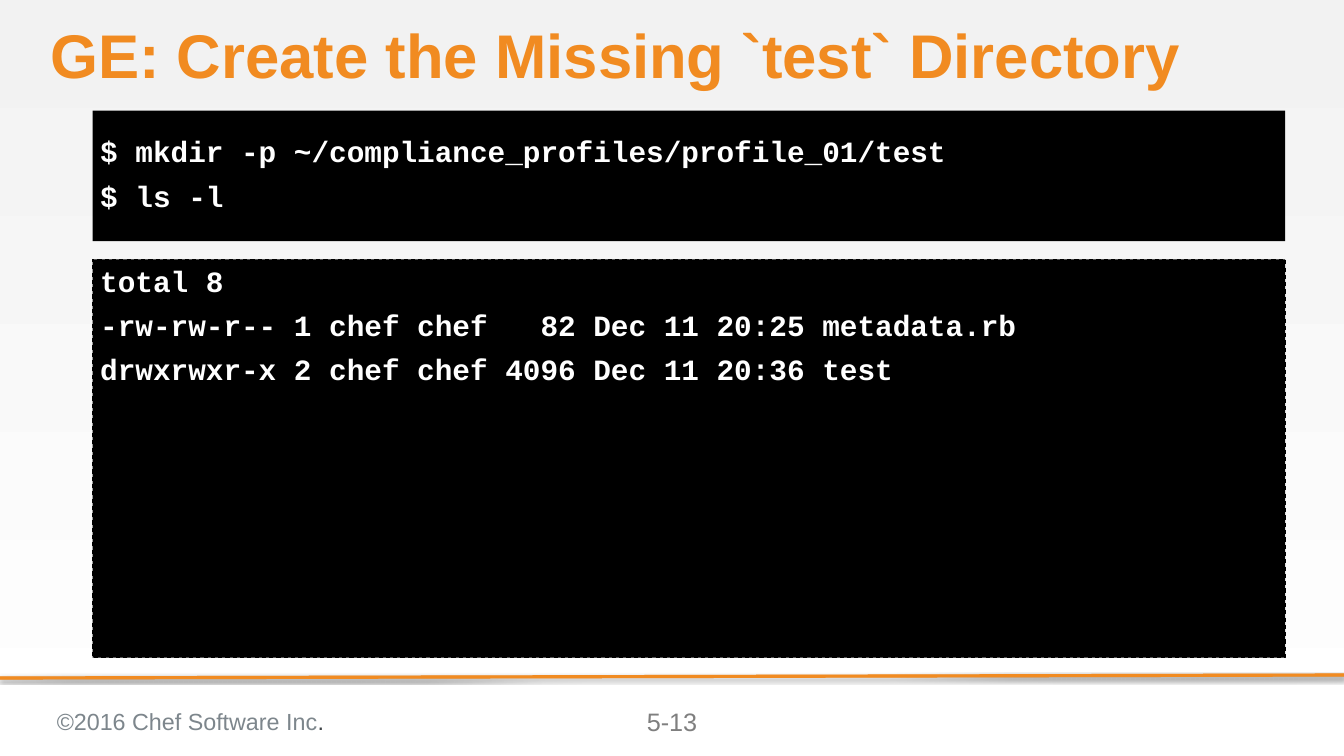
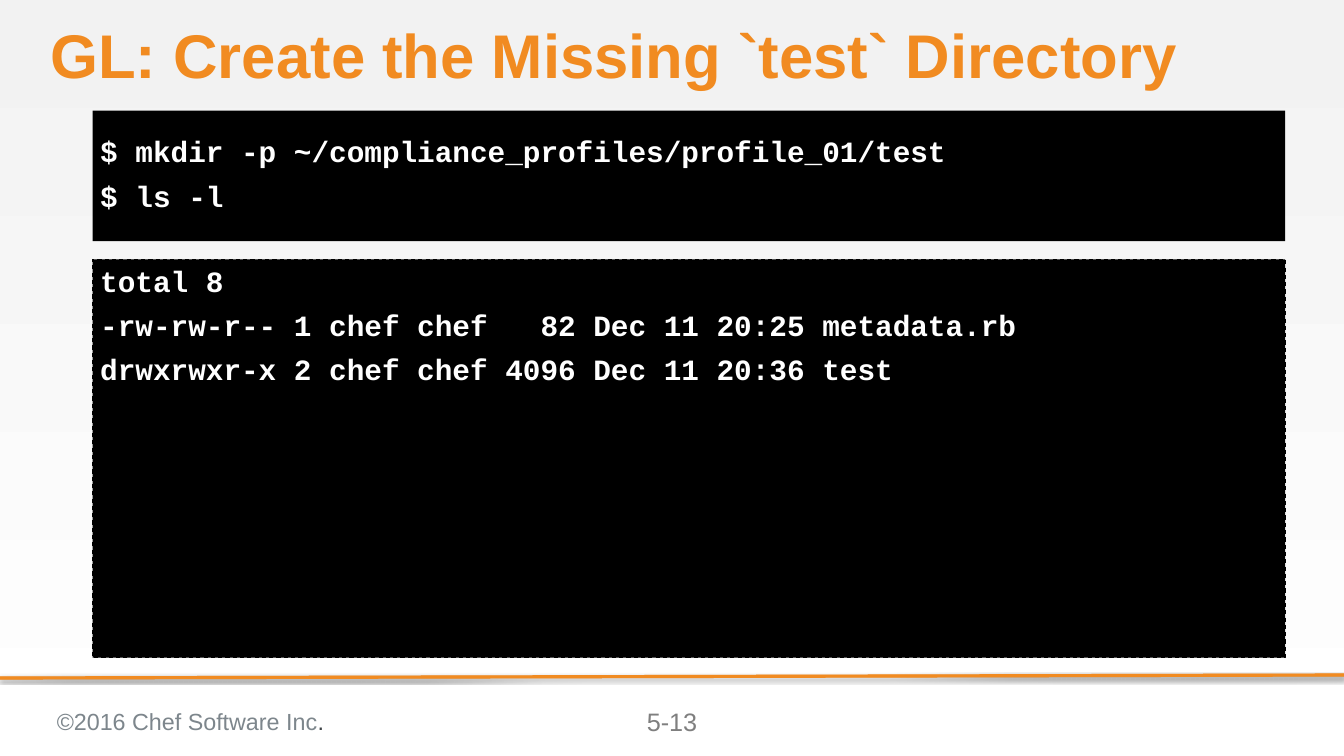
Before and after one commit to bchamby/chef-compliance-installation-configuration-operation, a slide deck: slide 13 of 05-creating-custom-profiles.pptx. Drawn at 1344x756 pixels with LibreOffice and Linux fonts; fonts in the diff are those of the drawing; background and template pictures are left out. Boxes give left, top, right and bottom in pixels: in the first picture for what was removed or moved away, otherwise in the second. Text is boxed around its words. In the diff, an @@ line names an element or a change of style, - is before the commit and + after.

```diff
--- a/05-creating-custom-profiles.pptx
+++ b/05-creating-custom-profiles.pptx
@@ title at (50, 32, 1176, 90): text changed @@
-GE: Create the Missing `test` Directory
+GL: Create the Missing `test` Directory
```
Also in this commit, not shown: 25 other slides changed, 1 other file.
